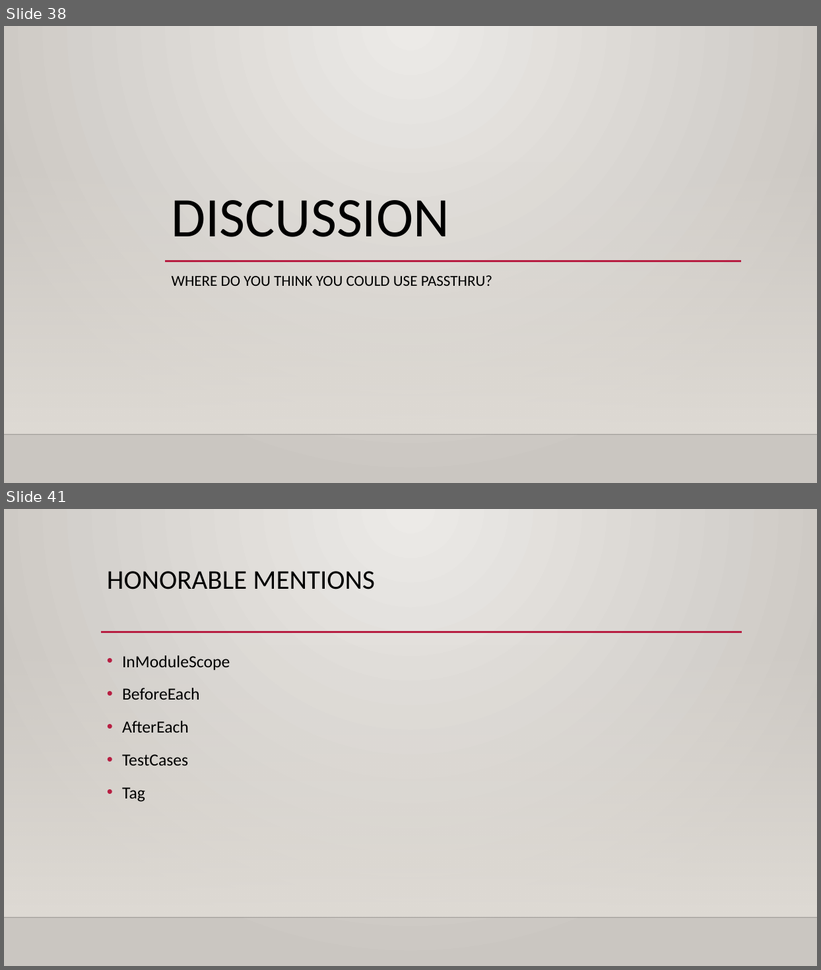
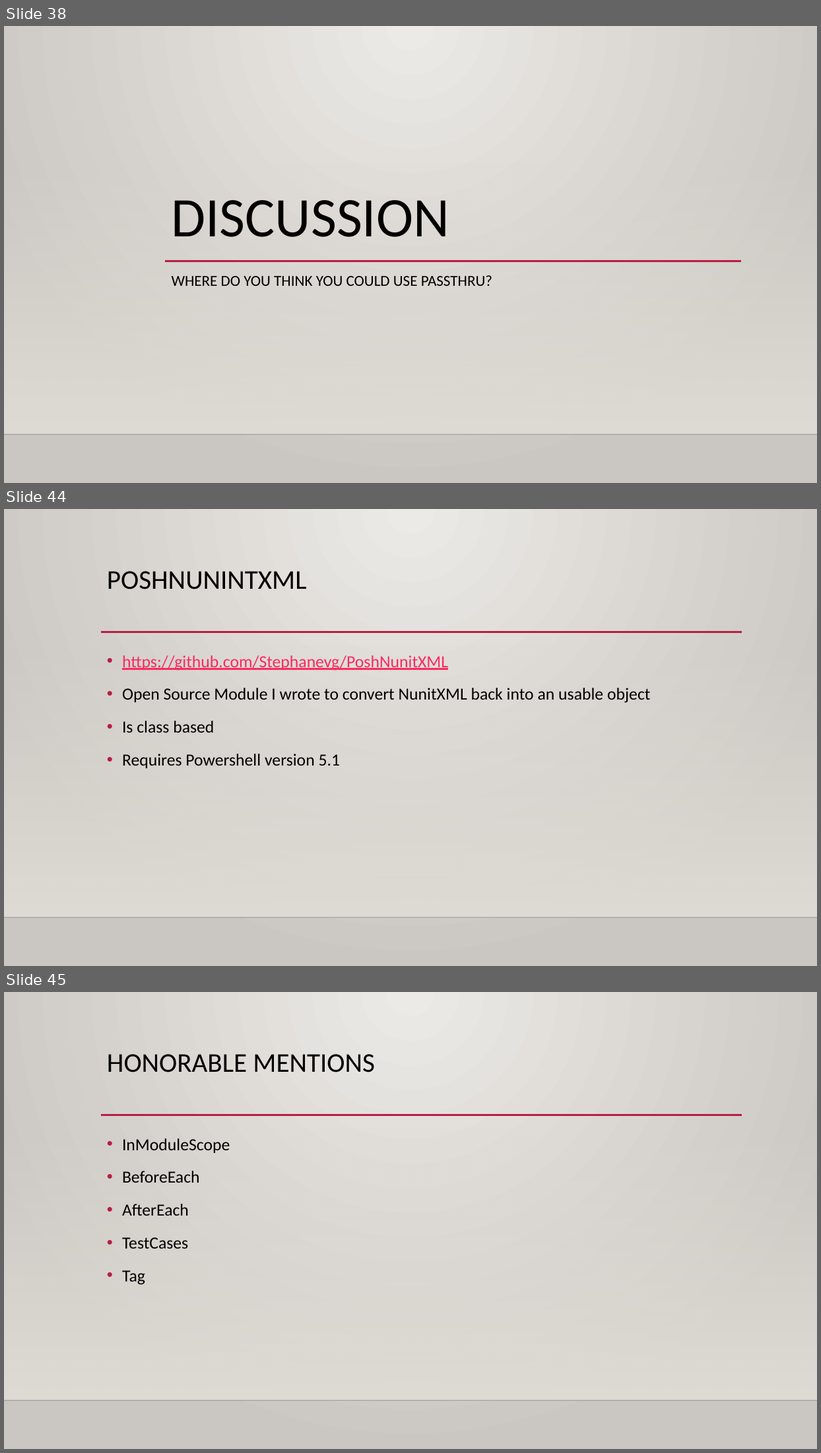
Before and after one commit to Stephanevg/Demos, a slide deck: Introduction To Pester/Examples/Introduction to pester.pptx. Shown one above the other, each under a label of ours: slides 38 and 41 before the commit, slides 38, 44 and 45 after it; the slides between them are not shown. The pictures are 821x970 and 821x1453 pixels, drawn with LibreOffice and Linux fonts; fonts in the diff are those of the drawing; background and template pictures are left out. Boxes give left, top, right and bottom in pixels: in the first picture for what was removed or moved away, otherwise in the second. Text is boxed around its words. In the diff, an @@ line names an element or a change of style, - is before the commit and + after.

```diff
--- a/Introduction To Pester/Examples/Introduction to pester.pptx
+++ b/Introduction To Pester/Examples/Introduction to pester.pptx
@@ slide 44 added at <box>4,509,817,966</box>, background gradient #ECEAE7 to #CAC7C1; not listed: 3 template elements that a slide beside it also shows @@
@@ title added at <box>107,571,307,590</box>, 32 pt, text #000000 @@
+POSHNUNINTXML
@@ text added at <box>122,656,650,768</box>, 20 pt, text #000000 @@
+• https://github.com/Stephanevg/PoshNunitXML
+• Open Source Module I wrote to convert NunitXML back into an usable object
+• Is class based
+• Requires Powershell version 5.1
@@ what was slide 41 is now slide 45 @@
```
Also in this commit, not shown: 1 slide changed, 4 other slides added, 1 slide removed, 1 other file.
